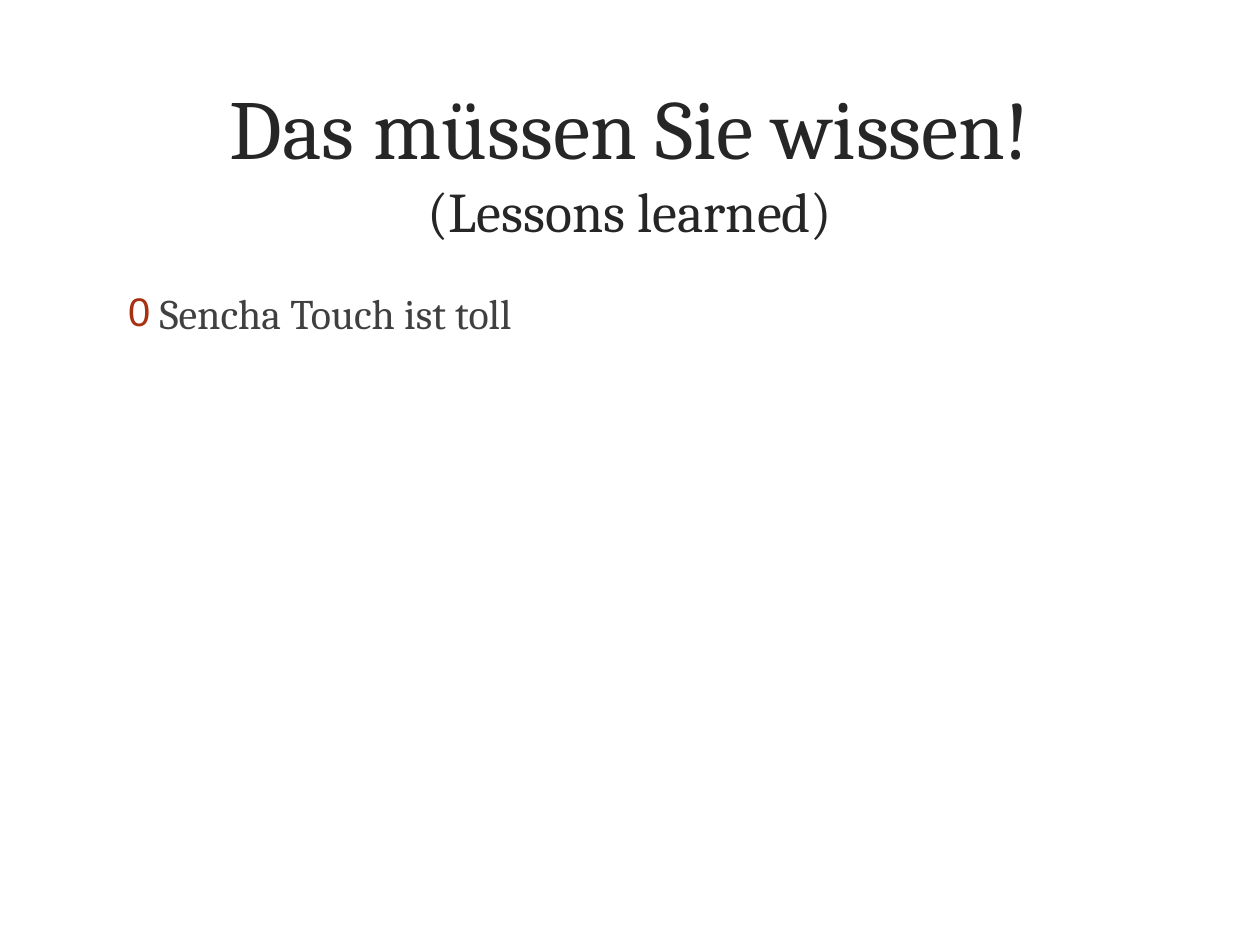
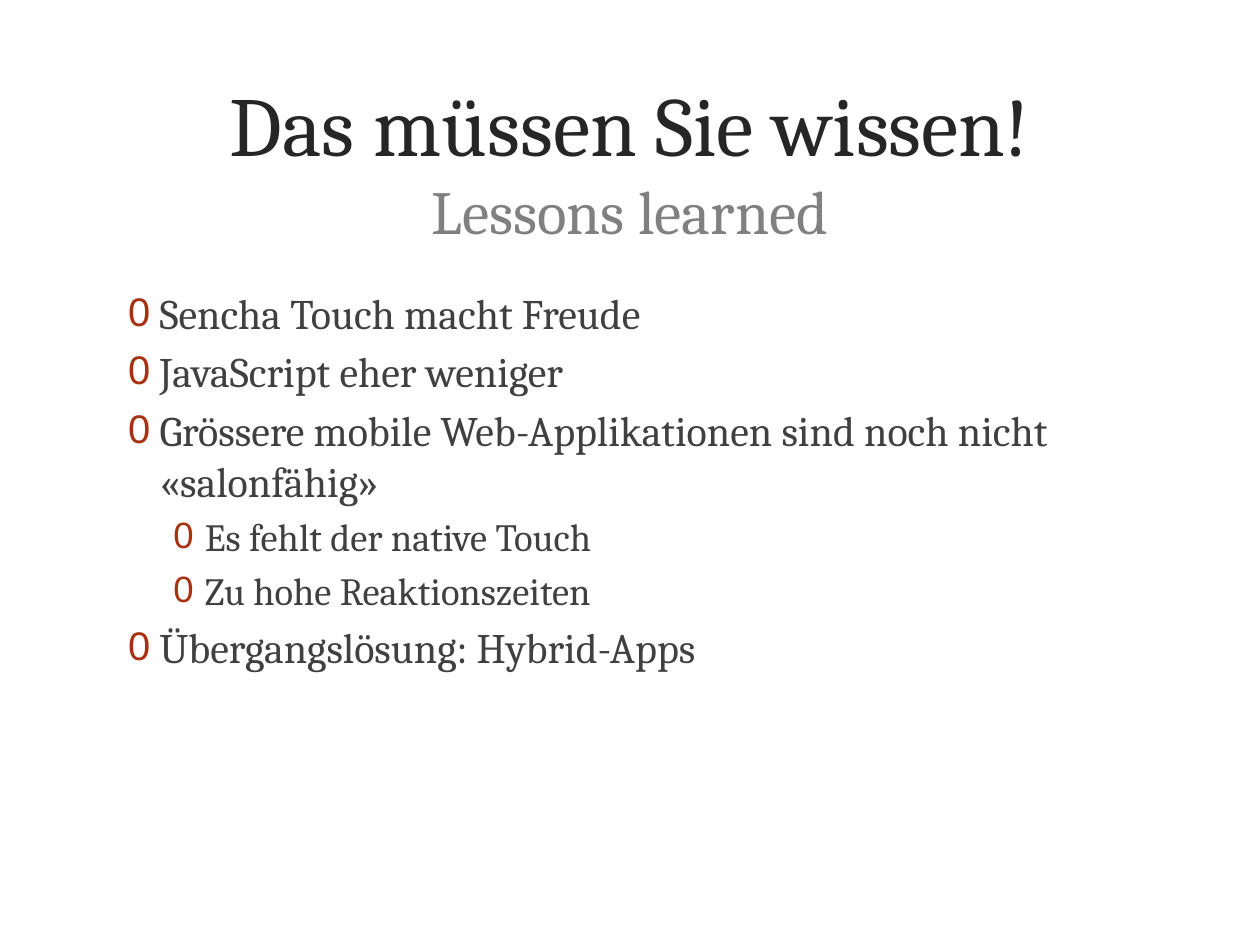
Before and after one commit to metaodi/TrailDevilsXPl-2, a slide deck: slide 18 of _DOCUMENTATION/Presentation/Praesentation-Traildevils-XPl2.pptx (slide 11 before the commit). Drawn at 1260x945 pixels with LibreOffice and Linux fonts; fonts in the diff are those of the drawing; background and template pictures are left out. Boxes give left, top, right and bottom in pixels: in the first picture for what was removed or moved away, otherwise in the second. Text is boxed around its words. In the diff, an @@ line names an element or a change of style, - is before the commit and + after.

```diff
--- a/_DOCUMENTATION/Presentation/Praesentation-Traildevils-XPl2.pptx
+++ b/_DOCUMENTATION/Presentation/Praesentation-Traildevils-XPl2.pptx
@@ title at [230, 99, 1029, 235]: text changed @@
-Das müssen Sie wissen!
-(Lessons learned)
+Das müssen Sie wissen!
+Lessons learned
@@ text at [160, 300, 1048, 672]: text changed @@
-0 Sencha Touch ist toll
+0 Sencha Touch macht Freude
+0 JavaScript eher weniger
+0 Grössere mobile Web-Applikationen sind noch nicht «salonfähig»
+  0 Es fehlt der native Touch
+  0 Zu hohe Reaktionszeiten
+0 Übergangslösung: Hybrid-Apps
```
Also in this commit, not shown: 6 other slides changed, 7 slides added, 2 other files.
